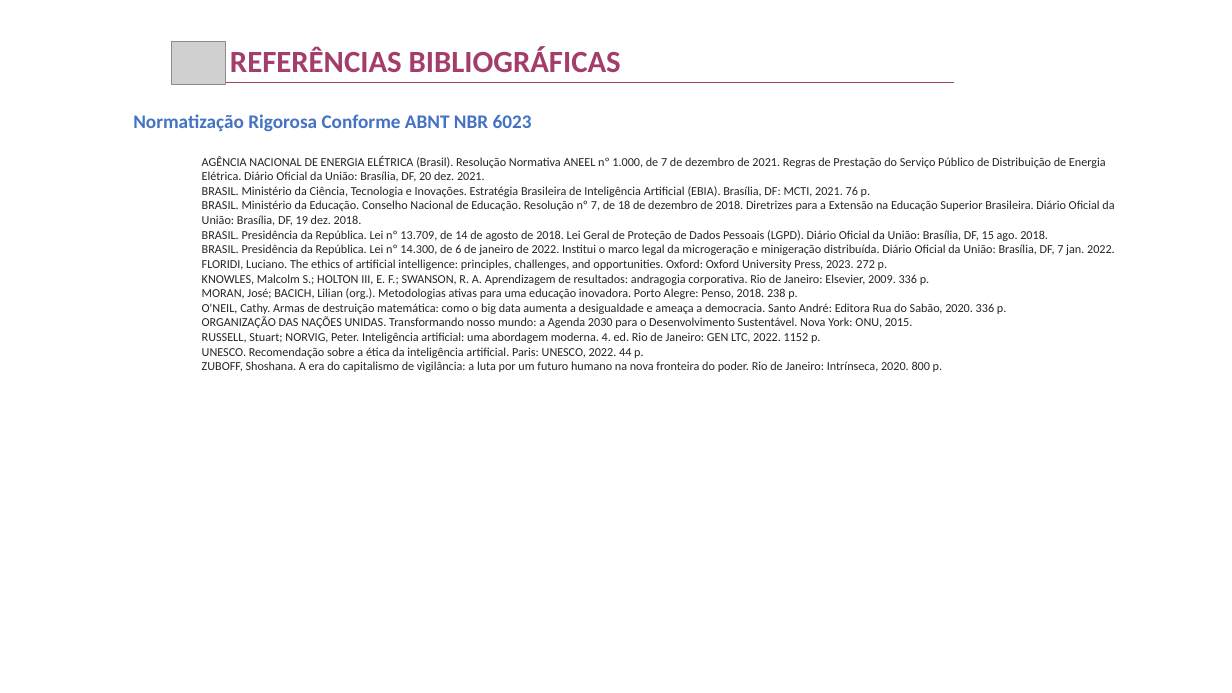
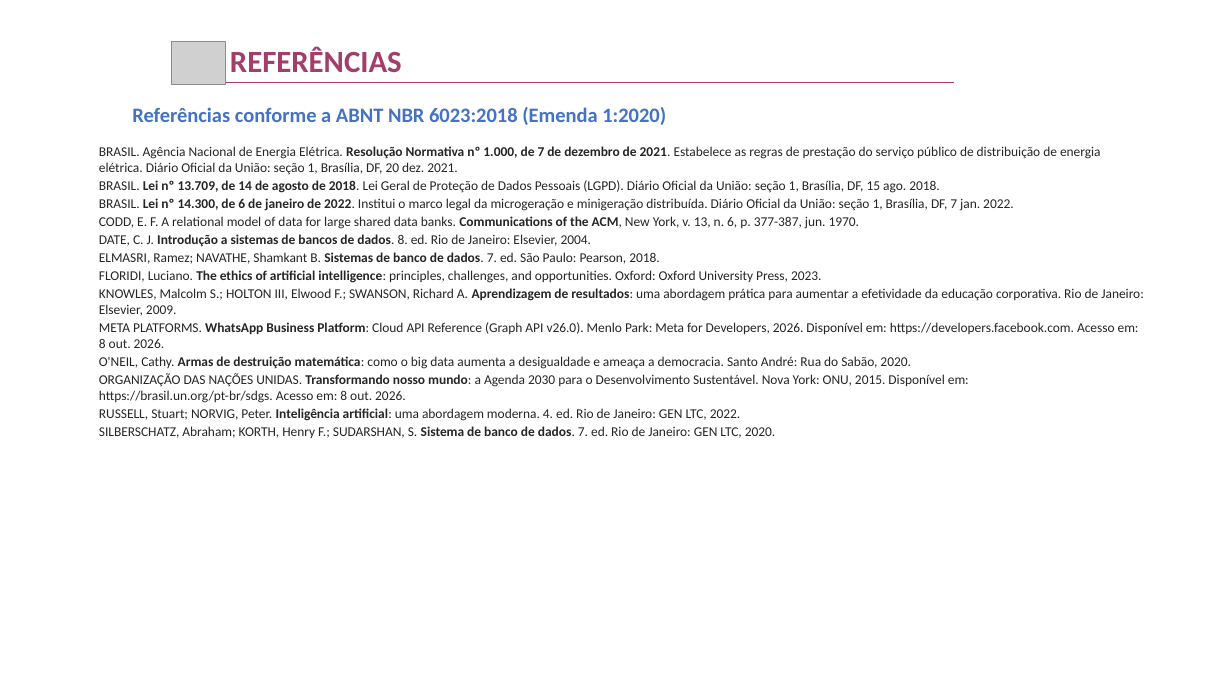
Before and after one commit to rafasants1/apex, a slide deck: slide 19 of TEMPLATE_PREENCHIDO_APEX_V_PERFORMA_ENERGY.pptx. Drawn at 1232x693 pixels with LibreOffice and Linux fonts; fonts in the diff are those of the drawing; grey boxes stand for pictures; background and template pictures are left out. Boxes give left, top, right and bottom in pixels: in the first picture for what was removed or moved away, otherwise in the second. Text is boxed around its words. In the diff, an @@ line names an element or a change of style, - is before the commit and + after.

```diff
--- a/TEMPLATE_PREENCHIDO_APEX_V_PERFORMA_ENERGY.pptx
+++ b/TEMPLATE_PREENCHIDO_APEX_V_PERFORMA_ENERGY.pptx
@@ text at <box>230,46,402,72</box>: text changed @@
-REFERÊNCIAS BIBLIOGRÁFICAS
+REFERÊNCIAS
@@ text at <box>132,107,666,125</box>: text changed; size 15 to 16 pt @@
-Normatização Rigorosa Conforme ABNT NBR 6023
+Referências conforme a ABNT NBR 6023:2018 (Emenda 1:2020)
@@ text at <box>99,146,1144,438</box>: text changed; size 9.5 to 10.5 pt @@
-AGÊNCIA NACIONAL DE ENERGIA ELÉTRICA (Brasil). Resolução Normativa ANEEL nº 1.000, de 7 de dezembro de 2021. Regras de Prestação do Serviço Público de Distribuição de Energia Elétrica. Diário Oficial da União: Brasília, DF, 20 dez. 2021.
-BRASIL. Ministério da Ciência, Tecnologia e Inovações. Estratégia Brasileira de Inteligência Artificial (EBIA). Brasília, DF: MCTI, 2021. 76 p.
-BRASIL. Ministério da Educação. Conselho Nacional de Educação. Resolução nº 7, de 18 de dezembro de 2018. Diretrizes para a Extensão na Educação Superior Brasileira. Diário Oficial da União: Brasília, DF, 19 dez. 2018.
-BRASIL. Presidência da República. Lei nº 13.709, de 14 de agosto de 2018. Lei Geral de Proteção de Dados Pessoais (LGPD). Diário Oficial da União: Brasília, DF, 15 ago. 2018.
-BRASIL. Presidência da República. Lei nº 14.300, de 6 de janeiro de 2022. Institui o marco legal da microgeração e minigeração distribuída. Diário Oficial da União: Brasília, DF, 7 jan. 2022.
-FLORIDI, Luciano. The ethics of artificial intelligence: principles, challenges, and opportunities. Oxford: Oxford University Press, 2023. 272 p.
-KNOWLES, Malcolm S.; HOLTON III, E. F.; SWANSON, R. A. Aprendizagem de resultados: andragogia corporativa. Rio de Janeiro: Elsevier, 2009. 336 p.
-MORAN, José; BACICH, Lilian (org.). Metodologias ativas para uma educação inovadora. Porto Alegre: Penso, 2018. 238 p.
-O'NEIL, Cathy. Armas de destruição matemática: como o big data aumenta a desigualdade e ameaça a democracia. Santo André: Editora Rua do Sabão, 2020. 336 p.
-ORGANIZAÇÃO DAS NAÇÕES UNIDAS. Transformando nosso mundo: a Agenda 2030 para o Desenvolvimento Sustentável. Nova York: ONU, 2015.
-RUSSELL, Stuart; NORVIG, Peter. Inteligência artificial: uma abordagem moderna. 4. ed. Rio de Janeiro: GEN LTC, 2022. 1152 p.
-UNESCO. Recomendação sobre a ética da inteligência artificial. Paris: UNESCO, 2022. 44 p.
-ZUBOFF, Shoshana. A era do capitalismo de vigilância: a luta por um futuro humano na nova fronteira do poder. Rio de Janeiro: Intrínseca, 2020. 800 p.
+BRASIL. Agência Nacional de Energia Elétrica. Resolução Normativa nº 1.000, de 7 de dezembro de 2021. Estabelece as regras de prestação do serviço público de distribuição de energia elétrica. Diário Oficial da União: seção 1, Brasília, DF, 20 dez. 2021.
+BRASIL. Lei nº 13.709, de 14 de agosto de 2018. Lei Geral de Proteção de Dados Pessoais (LGPD). Diário Oficial da União: seção 1, Brasília, DF, 15 ago. 2018.
+BRASIL. Lei nº 14.300, de 6 de janeiro de 2022. Institui o marco legal da microgeração e minigeração distribuída. Diário Oficial da União: seção 1, Brasília, DF, 7 jan. 2022.
+CODD, E. F. A relational model of data for large shared data banks. Communications of the ACM, New York, v. 13, n. 6, p. 377-387, jun. 1970.
+DATE, C. J. Introdução a sistemas de bancos de dados. 8. ed. Rio de Janeiro: Elsevier, 2004.
+ELMASRI, Ramez; NAVATHE, Shamkant B. Sistemas de banco de dados. 7. ed. São Paulo: Pearson, 2018.
+FLORIDI, Luciano. The ethics of artificial intelligence: principles, challenges, and opportunities. Oxford: Oxford University Press, 2023.
+KNOWLES, Malcolm S.; HOLTON III, Elwood F.; SWANSON, Richard A. Aprendizagem de resultados: uma abordagem prática para aumentar a efetividade da educação corporativa. Rio de Janeiro: Elsevier, 2009.
+META PLATFORMS. WhatsApp Business Platform: Cloud API Reference (Graph API v26.0). Menlo Park: Meta for Developers, 2026. Disponível em: https://developers.facebook.com. Acesso em: 8 out. 2026.
+O'NEIL, Cathy. Armas de destruição matemática: como o big data aumenta a desigualdade e ameaça a democracia. Santo André: Rua do Sabão, 2020.
+ORGANIZAÇÃO DAS NAÇÕES UNIDAS. Transformando nosso mundo: a Agenda 2030 para o Desenvolvimento Sustentável. Nova York: ONU, 2015. Disponível em: https://brasil.un.org/pt-br/sdgs. Acesso em: 8 out. 2026.
+RUSSELL, Stuart; NORVIG, Peter. Inteligência artificial: uma abordagem moderna. 4. ed. Rio de Janeiro: GEN LTC, 2022.
+SILBERSCHATZ, Abraham; KORTH, Henry F.; SUDARSHAN, S. Sistema de banco de dados. 7. ed. Rio de Janeiro: GEN LTC, 2020.
```
Also in this commit, not shown: 19 other slides changed, 43 other files.
